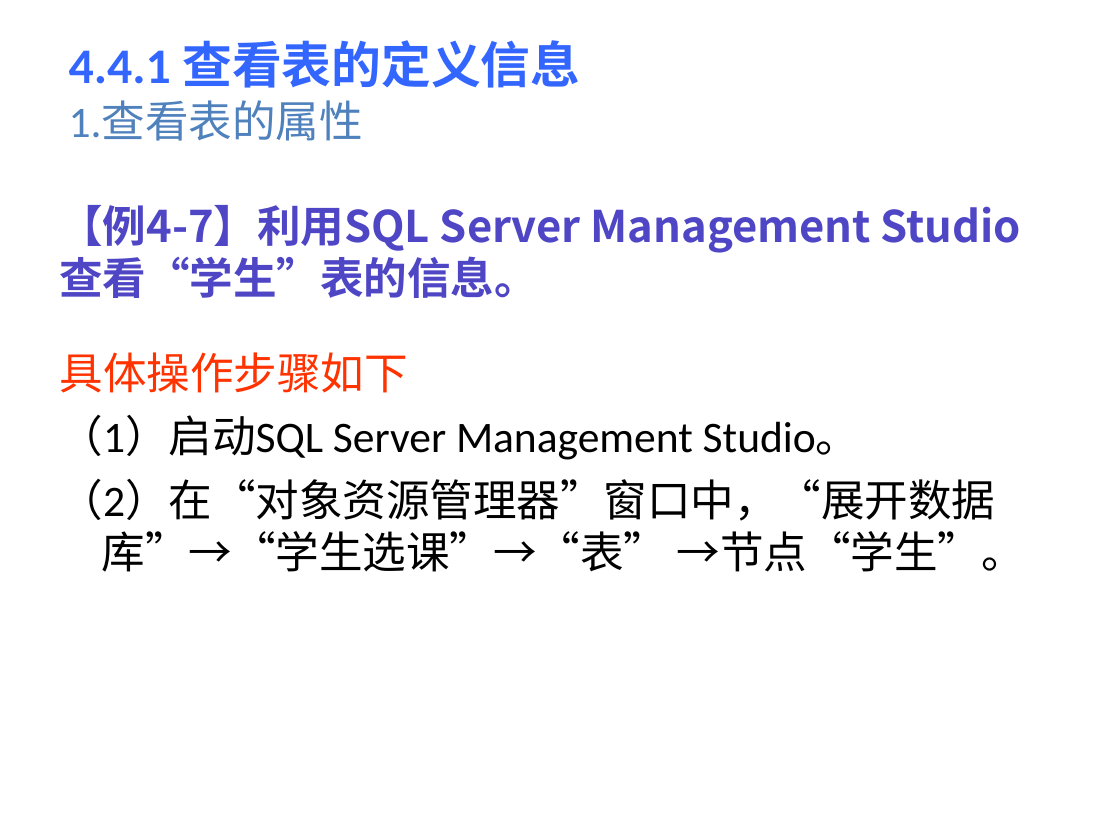
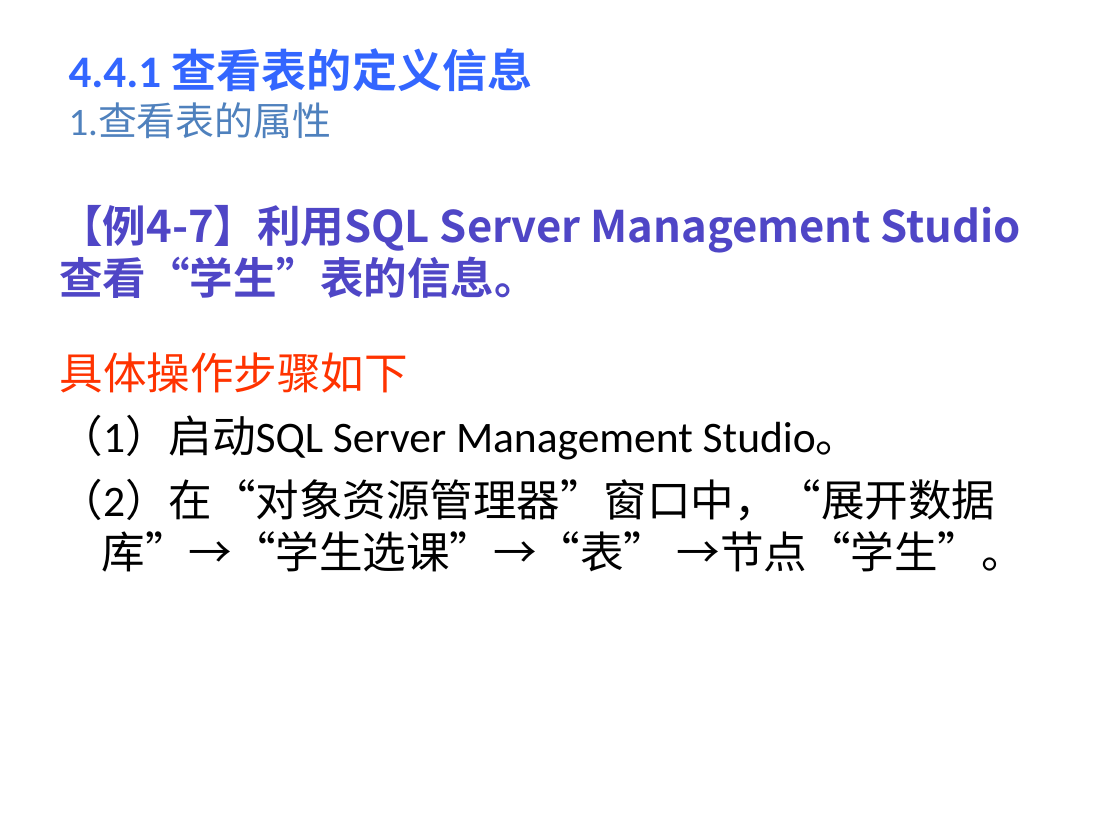
Before and after one commit to yuqingmao2019/MyWorkSpace, a slide deck: slide 45 of 数据库ppt/第4章 .ppt. Drawn at 1120x840 pixels with LibreOffice and Linux fonts; fonts in the diff are those of the drawing; background and template pictures are left out. Boxes give left, top, right and bottom in pixels: in the first picture for what was removed or moved away, otherwise in the second. Text is boxed around its words. In the diff, an @@ line names an element or a change of style, - is before the commit and + after.

```diff
--- a/数据库ppt/第4章 .ppt
+++ b/数据库ppt/第4章 .ppt
@@ title "4.4.1 查看表的定义信息 1.查看表的属性" at [69,48,533,138]: size 32 to 29 pt in "4.4.1 查看表的定义信息"; size 28 to 25 pt in "1.查看表的属性" @@
```
Also in this commit, not shown: 5 other slides changed.
